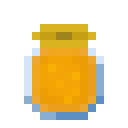
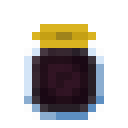
Layers edited between the first and the second 128px x 128px image:
added layer "blackberry" in group "jams" over [24, 40, 104, 120]
hid "pineapple" over [24, 40, 104, 120]
